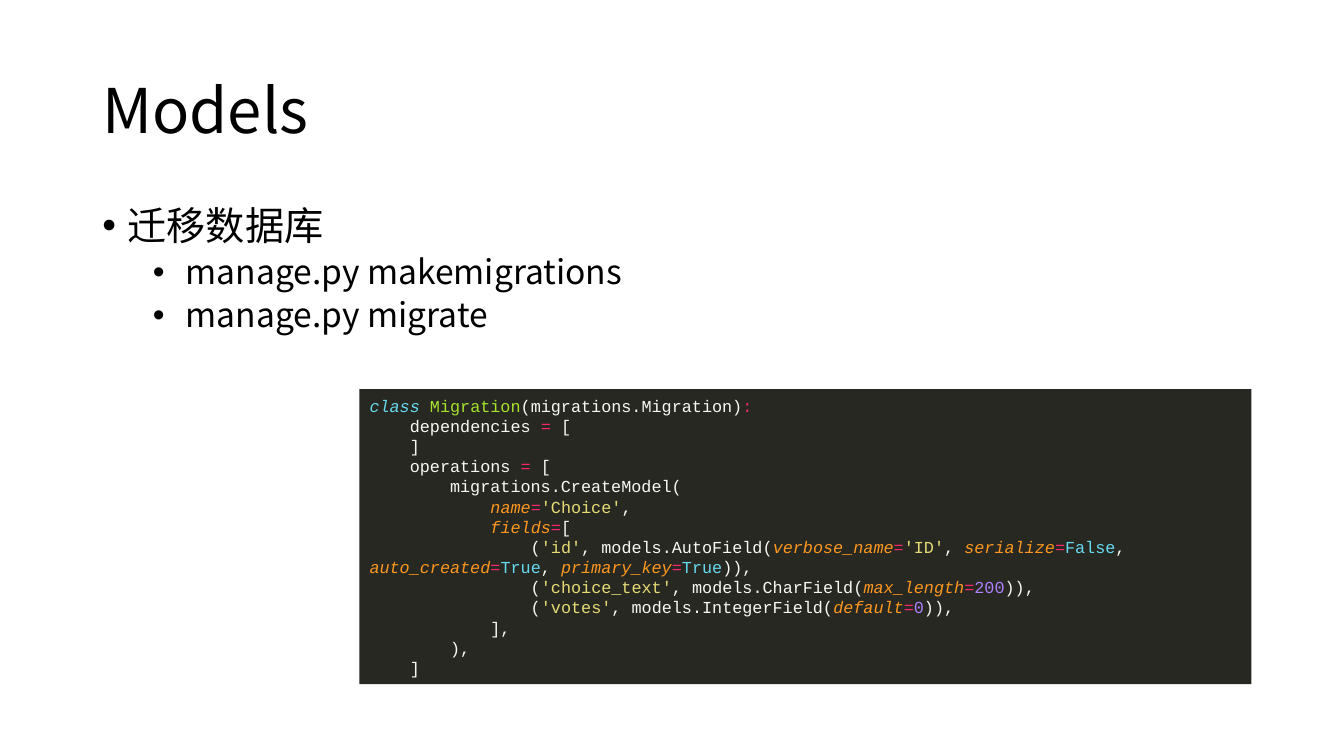
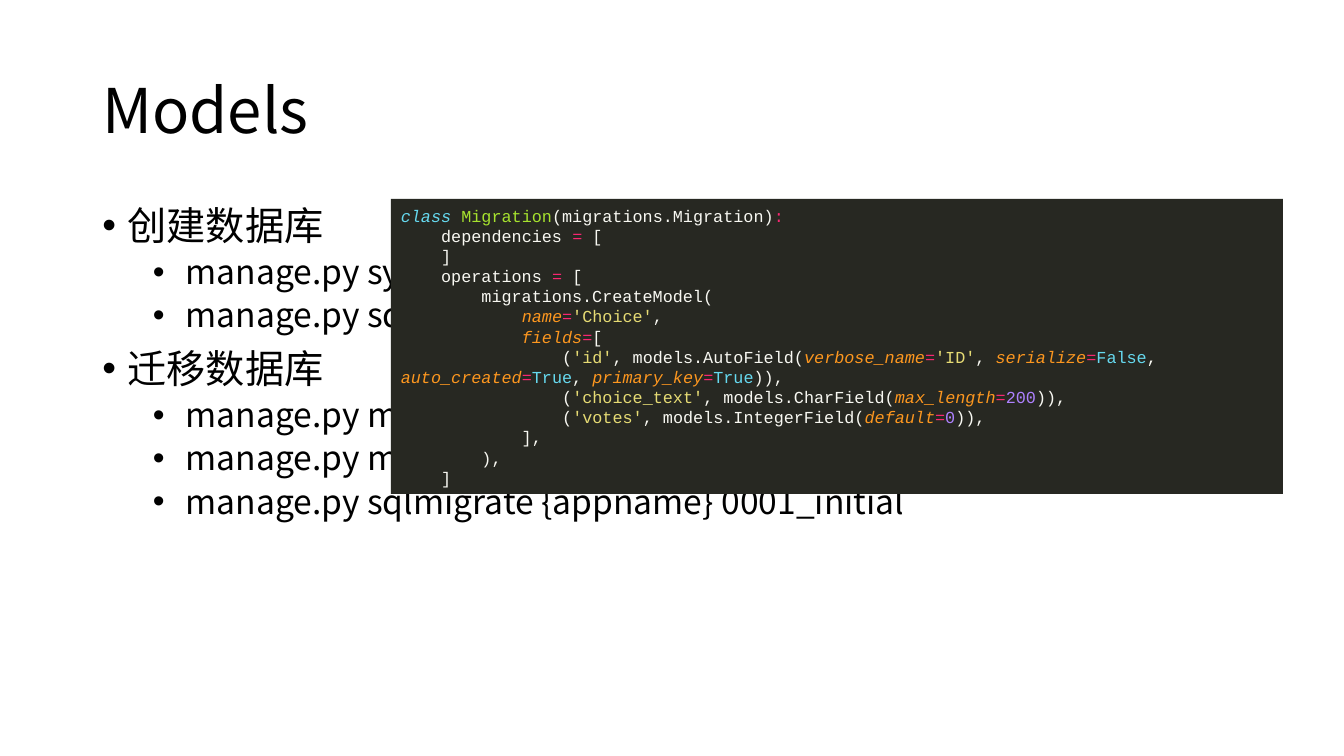
Before and after one commit to renqHIT/DemoQ, a slide deck: slide 9 of Django.pptx. Drawn at 1344x756 pixels with LibreOffice and Linux fonts; fonts in the diff are those of the drawing. Boxes give left, top, right and bottom in pixels: in the first picture for what was removed or moved away, otherwise in the second. Text is boxed around its words. In the diff, an @@ line names an element or a change of style, - is before the commit and + after.

```diff
--- a/Django.pptx
+++ b/Django.pptx
@@ text at (128,207,631,337): paragraphs added @@
+• 创建数据库
+  • manage.py syncdb
+  • manage.py sqlall {appname}
@@ rectangle "class Migration(migrations.Migration): dependencies = [ ...": place and size @@
-rectangle "class Migration(migrations.Migration): dependencies = [ ..." at (360,389,1252,685)
+rectangle "class Migration(migrations.Migration): dependencies = [ ..." at (391,199,1284,494)
@@ text at (186,479,904,523): paragraph added @@
+  • manage.py sqlmigrate {appname} 0001_initial
```
Also in this commit, not shown: 8 other slides changed, 1 slide added, 1 slide removed, 4 other files.
